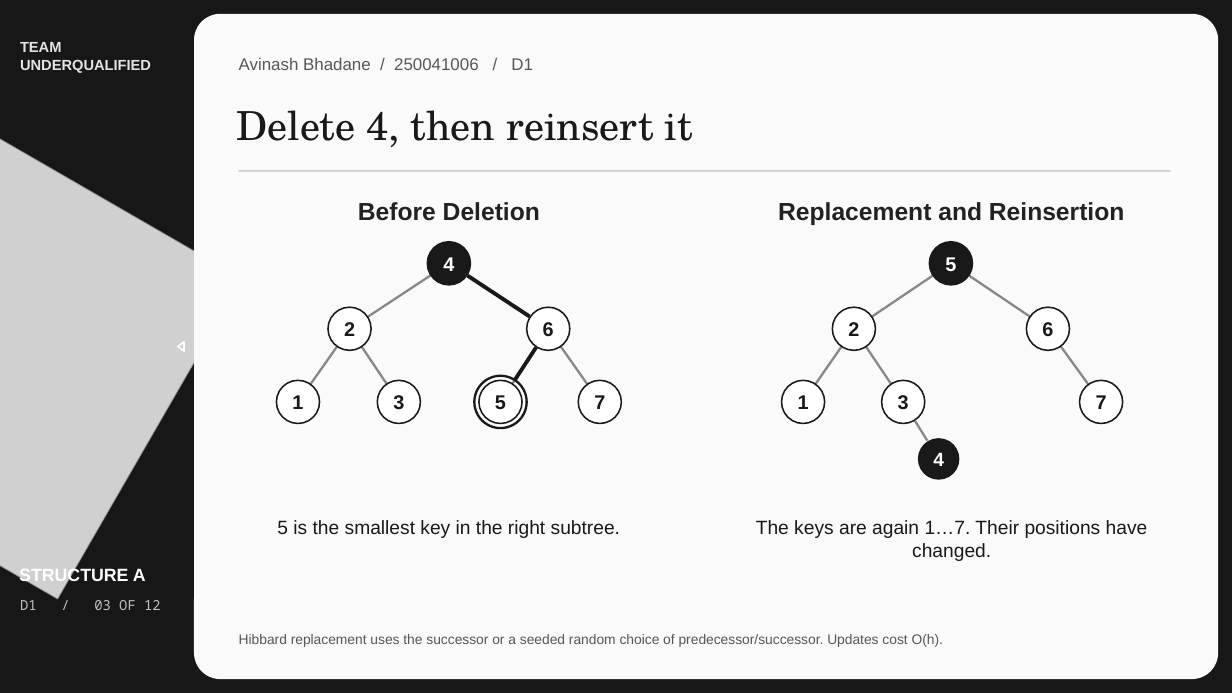
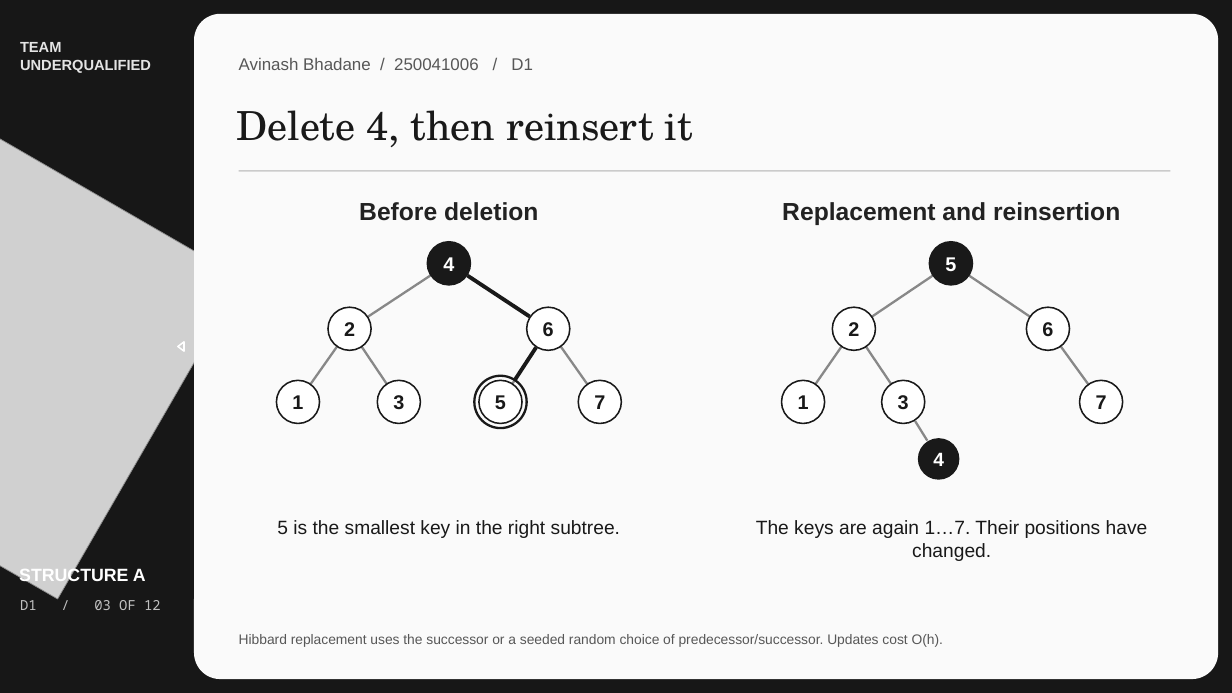
Before and after one commit to MayankMoyal/DSA-Project, a slide deck: slide 3 of docs/slides/slides.pptx. Drawn at 1232x693 pixels with LibreOffice and Linux fonts; fonts in the diff are those of the drawing; grey boxes stand for pictures. Boxes give left, top, right and bottom in pixels: in the first picture for what was removed or moved away, otherwise in the second. Text is boxed around its words. In the diff, an @@ line names an element or a change of style, - is before the commit and + after.

```diff
--- a/docs/slides/slides.pptx
+++ b/docs/slides/slides.pptx
@@ text at [359,202,538,221]: text changed @@
-Before Deletion
+Before deletion
@@ text at [782,202,1120,225]: text changed @@
-Replacement and Reinsertion
+Replacement and reinsertion
```
Also in this commit, not shown: 4 other slides changed.
